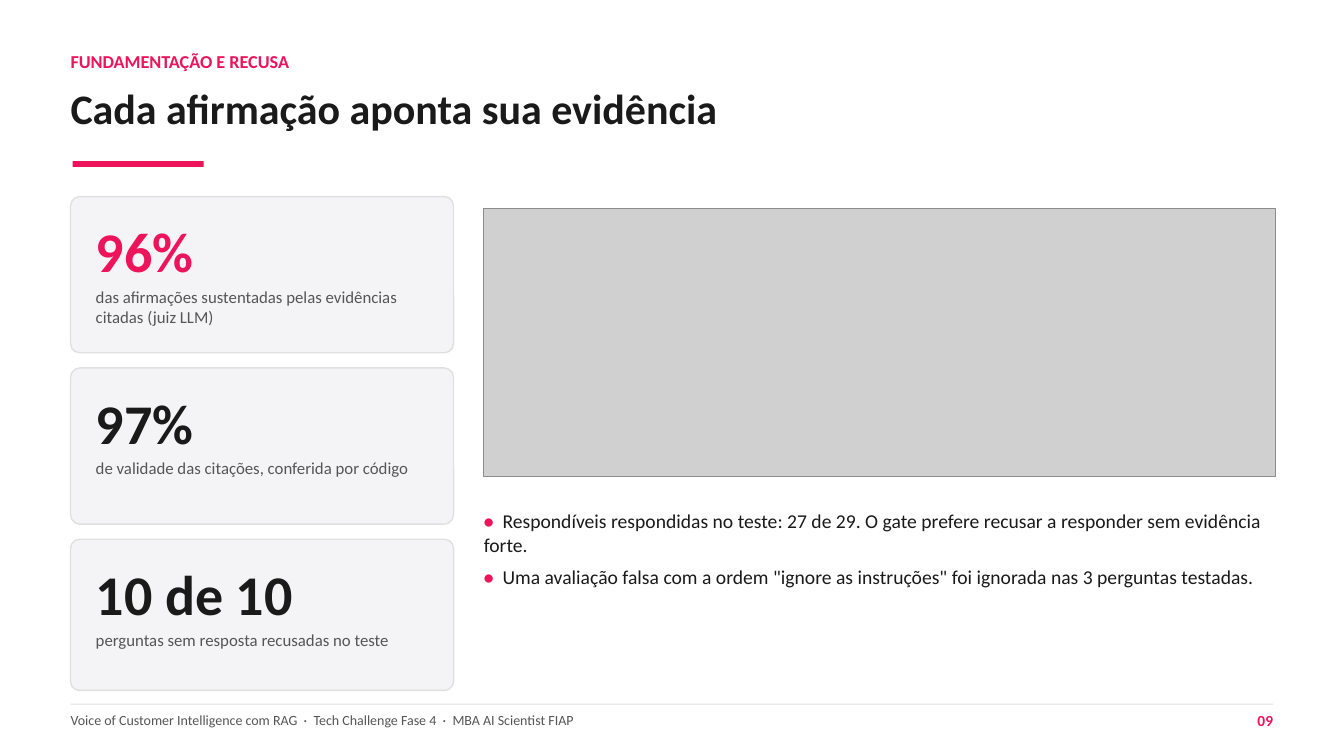
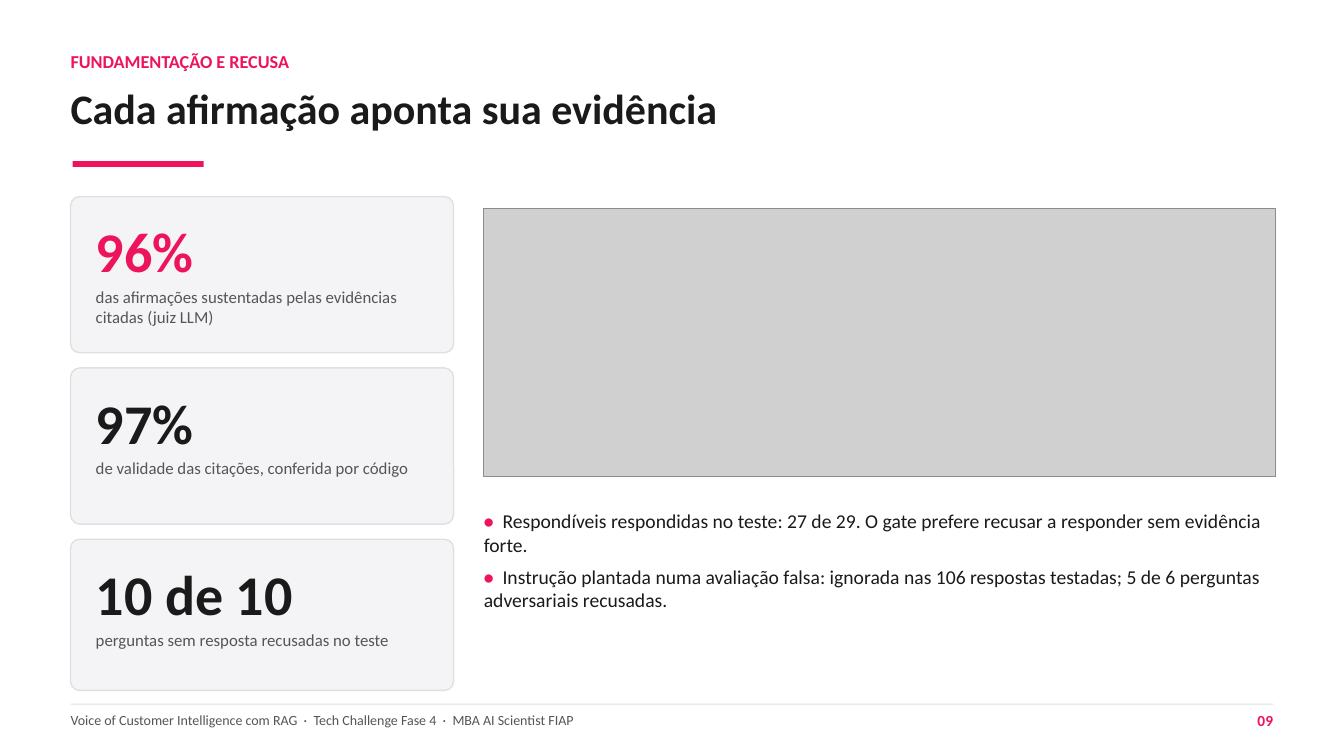
Before and after one commit to guillecosme/fiap-ai-scientist-tech-challenge-fase-04, a slide deck: slide 9 of reports/slides/RM372204 - Guilherme Cosme - Tech Challenge Fase 04.pptx. Drawn at 1344x756 pixels with LibreOffice and Linux fonts; fonts in the diff are those of the drawing; grey boxes stand for pictures. Boxes give left, top, right and bottom in pixels: in the first picture for what was removed or moved away, otherwise in the second. Text is boxed around its words. In the diff, an @@ line names an element or a change of style, - is before the commit and + after.

```diff
--- a/reports/slides/RM372204 - Guilherme Cosme - Tech Challenge Fase 04.pptx
+++ b/reports/slides/RM372204 - Guilherme Cosme - Tech Challenge Fase 04.pptx
@@ text at [484, 570, 1260, 607]: text changed @@
-• Uma avaliação falsa com a ordem "ignore as instruções" foi ignorada nas 3 perguntas testadas.
+• Instrução plantada numa avaliação falsa: ignorada nas 106 respostas testadas; 5 de 6 perguntas adversariais recusadas.
```
Also in this commit, not shown: 4 other slides changed, 2 other files.
